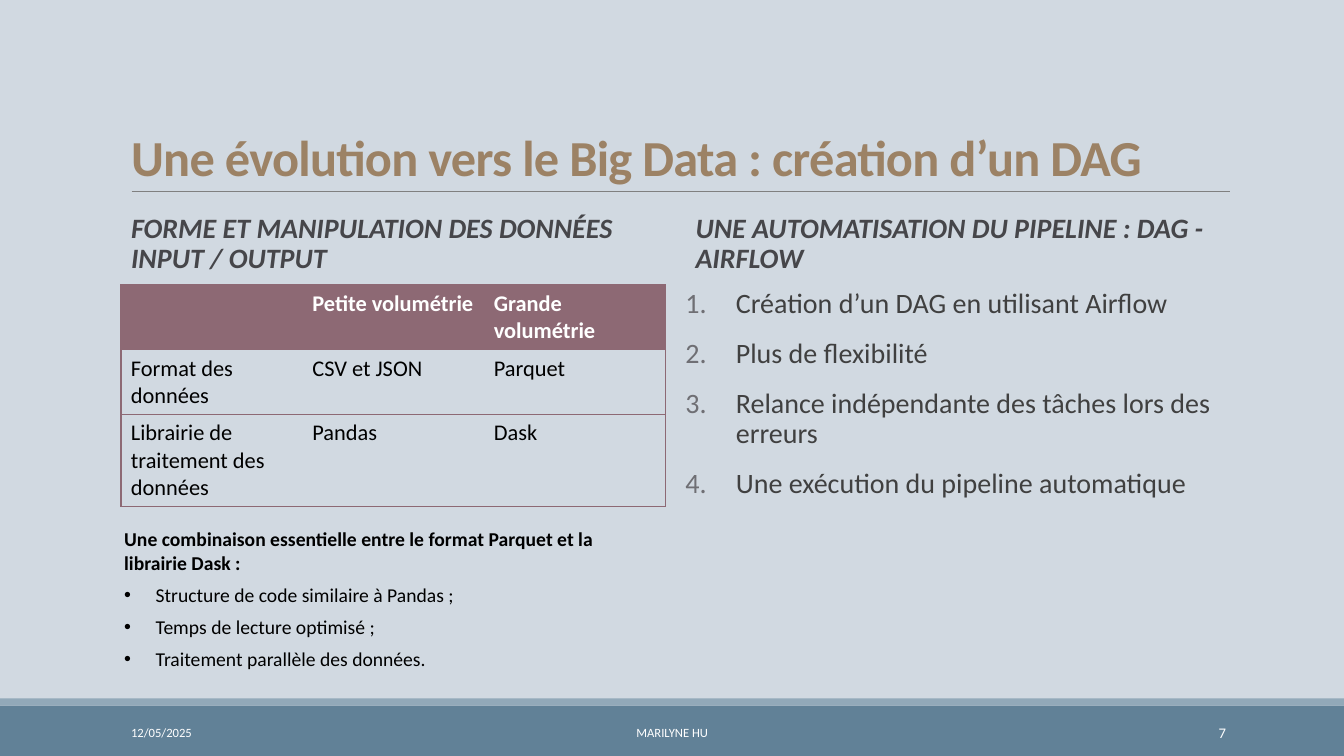
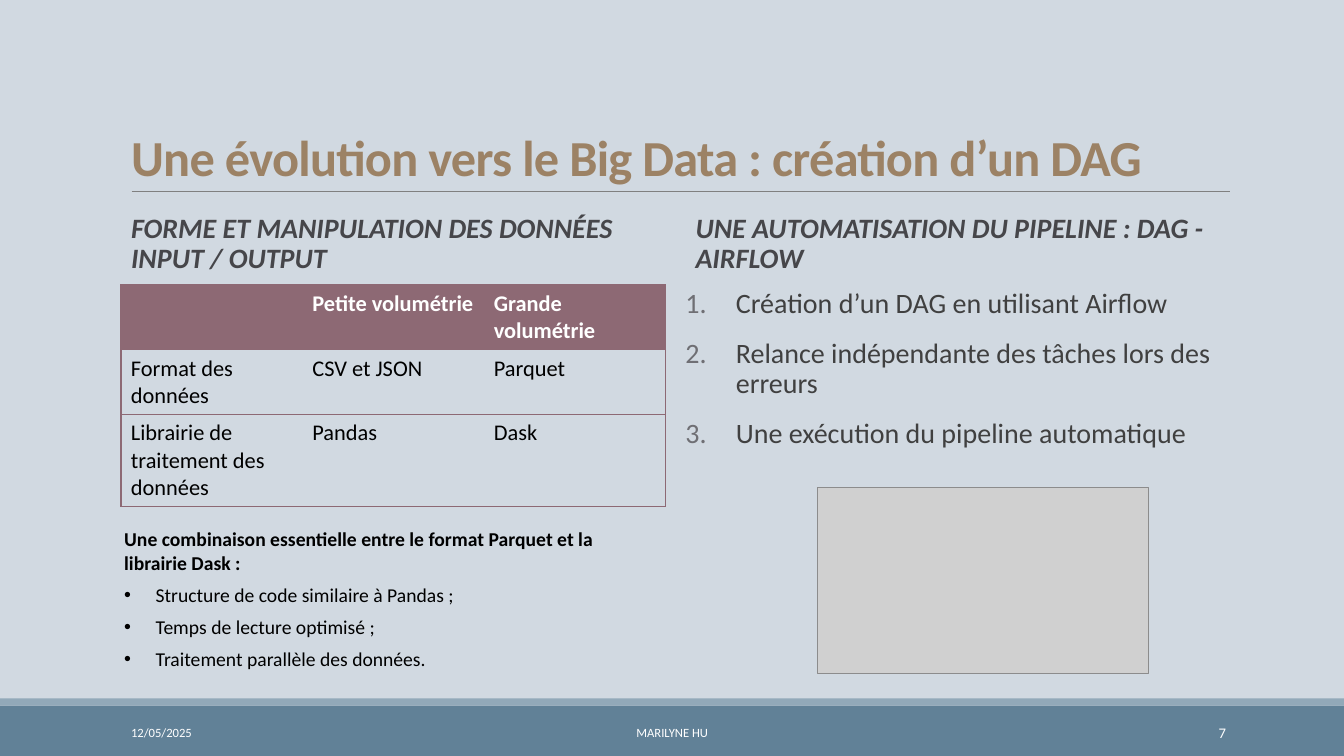
Before and after one commit to marilynehu25/techincal_test_servier, a slide deck: slide 7 of __others__/présentation.pptx. Drawn at 1344x756 pixels with LibreOffice and Linux fonts; fonts in the diff are those of the drawing; grey boxes stand for pictures; background and template pictures are left out. Boxes give left, top, right and bottom in pixels: in the first picture for what was removed or moved away, otherwise in the second. Text is boxed around its words. In the diff, an @@ line names an element or a change of style, - is before the commit and + after.

```diff
--- a/__others__/présentation.pptx
+++ b/__others__/présentation.pptx
@@ text at (x1=736, y1=343, x2=928, y2=363): paragraph removed @@
-2. Plus de flexibilité
@@ picture added at (x1=818, y1=488, x2=1148, y2=675) @@
```
Also in this commit, not shown: 2 other slides changed, 1 slide added, 1 other file.
